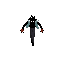
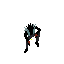
Revision of a layered 64 x 64 image; what changed, layer by layer:
hid "hover2" over [20, 15, 44, 46]
added layer "Layer 1" above "idle" over [24, 23, 41, 53]
